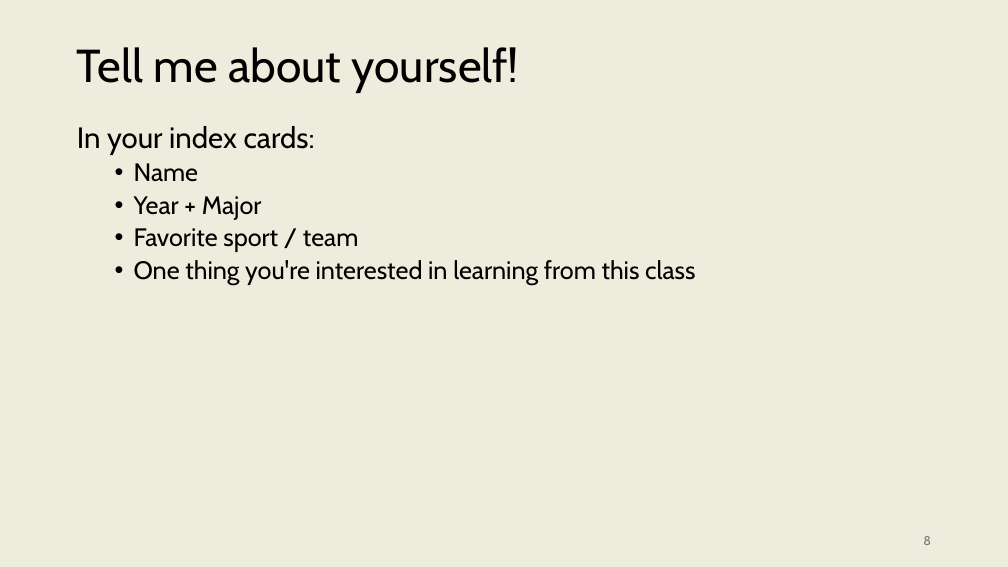
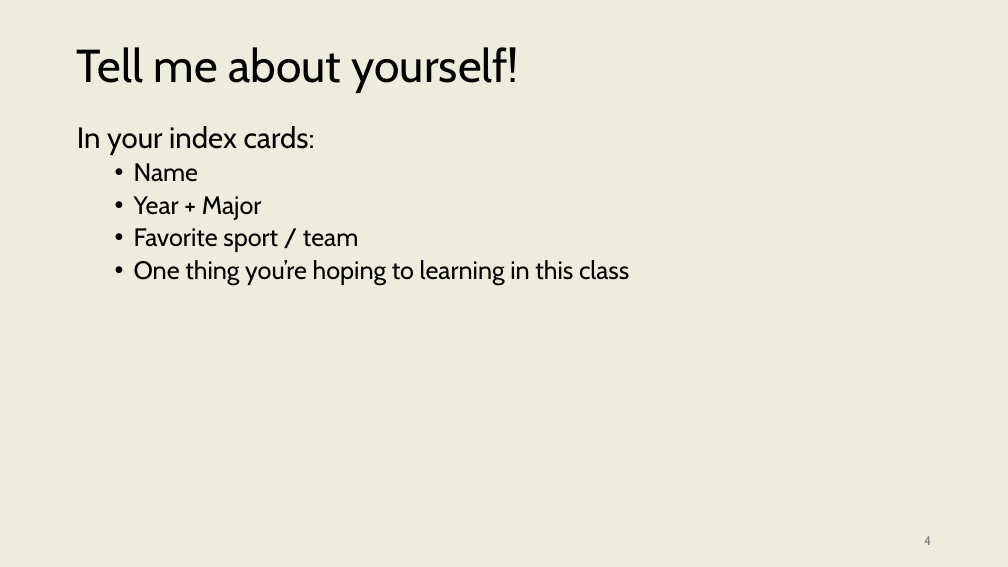
Before and after one commit to onishisaryu/HES-3000-Sports-Data-Analytics, a slide deck: slide 4 of pptx/Lecture0.pptx (slide 8 before the commit). Drawn at 1008x567 pixels with LibreOffice and Linux fonts; fonts in the diff are those of the drawing. Boxes give left, top, right and bottom in pixels: in the first picture for what was removed or moved away, otherwise in the second. Text is boxed around its words. In the diff, an @@ line names an element or a change of style, - is before the commit and + after.

```diff
--- a/pptx/Lecture0.pptx
+++ b/pptx/Lecture0.pptx
@@ text at box(134, 260, 629, 285): text changed @@
-  • One thing you're interested in learning from this class
+  • One thing you’re hoping to learning in this class
@@ page number at box(924, 536, 931, 545): text changed @@
-8
+4
```
Also in this commit, not shown: 8 other slides changed, 5 slides added, 4 slides removed.
